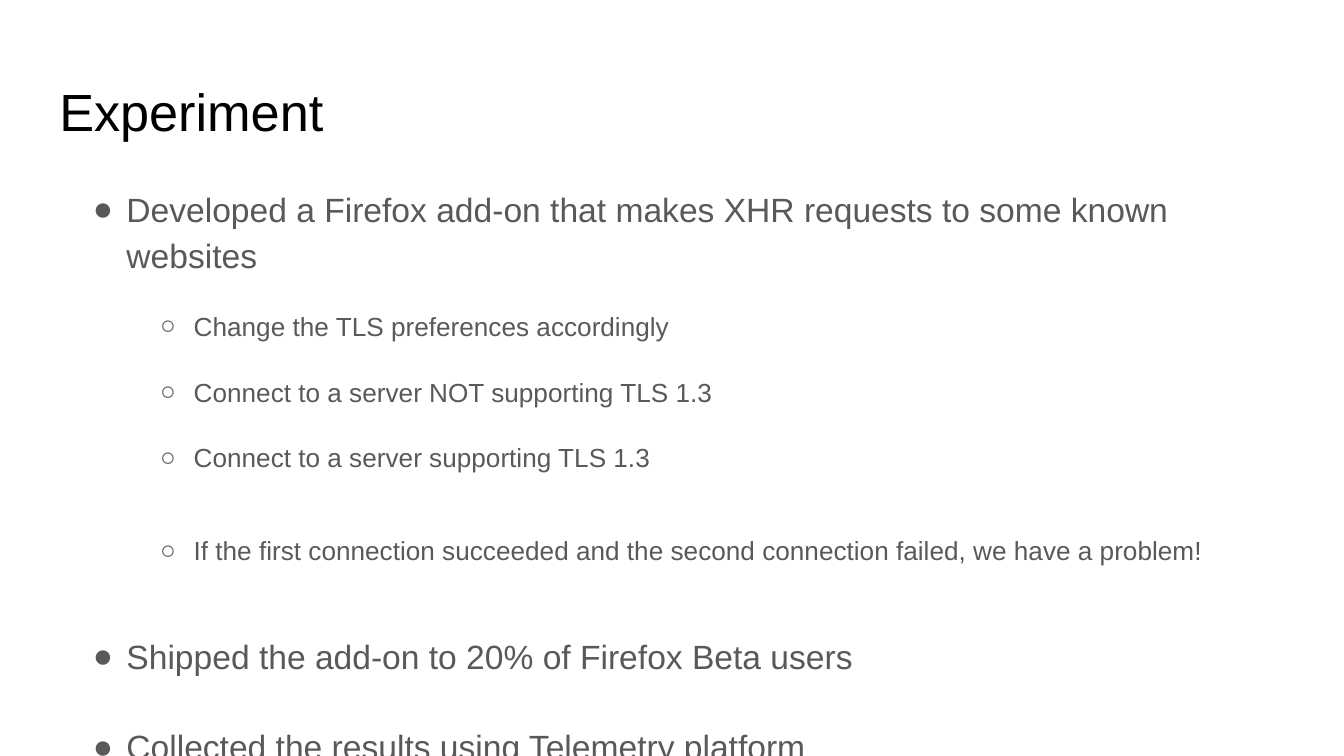
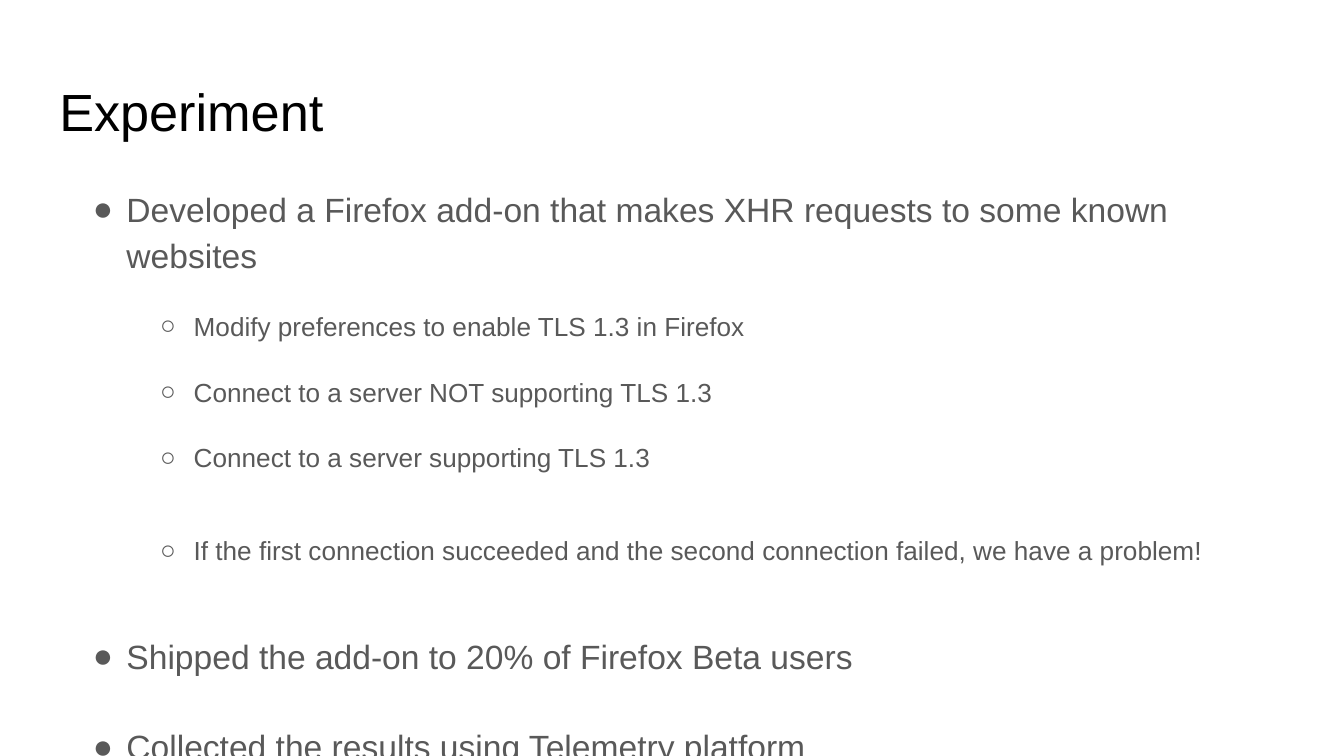
Before and after one commit to sajjadium/tls13-middlebox, a slide deck: slide 7 of mozilla-intern-presentation.pptx. Drawn at 1344x756 pixels with LibreOffice and Linux fonts; fonts in the diff are those of the drawing. Boxes give left, top, right and bottom in pixels: in the first picture for what was removed or moved away, otherwise in the second. Text is boxed around its words. In the diff, an @@ line names an element or a change of style, - is before the commit and + after.

```diff
--- a/mozilla-intern-presentation.pptx
+++ b/mozilla-intern-presentation.pptx
@@ text at (194, 317, 744, 341): text changed @@
-  ○ Change the TLS preferences accordingly
+  ○ Modify preferences to enable TLS 1.3 in Firefox
```
Also in this commit, not shown: 5 other slides changed.
